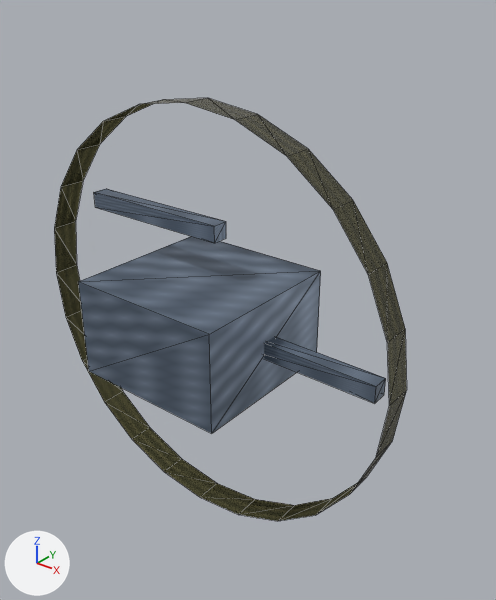
Before and after pictures for a commit that changed the glTF model assets/models/station.glb.
Before and after are seen from a 50 mm lens placed at (5.02, -5.41, 3.85), pointed at (0.41, 0.35, 0.28). Arrows for +X, +Y and +Z are at lower left; the lights stay in place. The older version comes first. Mesh edges are drawn as thin lines. Vertices at exactly the same position are counted once.

In view in the first picture: 'node-0', 'node-1', 'node-2'.
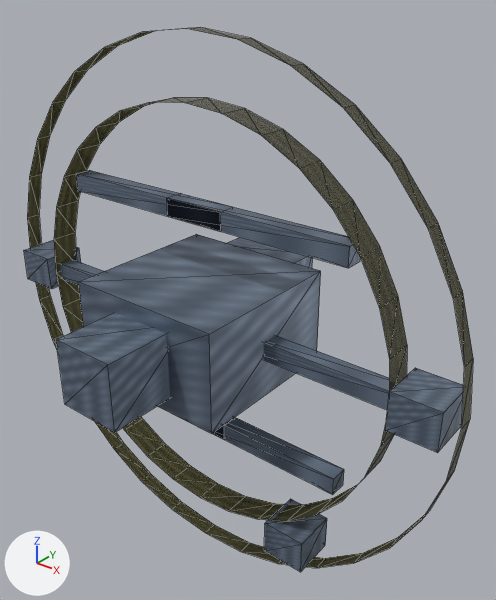
Pixel boxes (x1, y1, x2, y2) of what changed, in the pictures (496 x 600 px; the box of a moved part takes in the faces that stretch with it):
'node-0', reshaped (9% wider): before (78, 236, 321, 433); after (56, 234, 321, 433)
'node-1', reshaped (26% wider, 28% taller): before (54, 98, 407, 521); after (27, 28, 473, 568)
'node-2', reshaped: before (94, 189, 386, 403); after (24, 170, 464, 572)
part 1 of me_station_hub, added (blue): after (56, 312, 170, 432)
part 2 of me_station_hub, added (blue): after (228, 237, 312, 268)
part 3 of me_station_ring, added: after (27, 28, 473, 568)
part 4 of me_station_ring, moved or reshaped: (54, 98, 407, 521) in both
part 5 of me_station_arms, added (blue): after (263, 335, 390, 410)
part 6 of me_station_arms, added (blue): after (385, 368, 464, 453)
part 7 of me_station_arms, added (blue): after (167, 199, 361, 268)
part 8 of me_station_arms, added (blue): after (76, 170, 232, 231)
part 9 of me_station_arms, added (blue): after (60, 259, 104, 285)
part 10 of me_station_arms, added (blue): after (24, 240, 81, 289)
part 11 of me_station_arms, added: after (212, 425, 224, 439)
part 12 of me_station_arms, added (blue): after (213, 417, 344, 495)
part 13 of me_station_arms, added (blue): after (264, 499, 327, 572)
part 14 of me_station_arms, deleted (blue): before (264, 337, 386, 403)
part 15 of me_station_arms, deleted (blue): before (94, 189, 226, 243)

The change, as a diff of the scene's bpy script:
```diff
--- a/assets/models/station.glb.py
+++ b/assets/models/station.glb.py
@@ me_station_hub @@
-me_station_hub.from_pydata(...)  # 8 vertices, 12 faces; spans x -1.0..1.0, y -1.0..1.0, z -0.6..0.6
+me_station_hub.from_pydata(...)  # 24 vertices, 36 faces; spans x -1.0..1.0, y -1.8..1.5, z -0.6..0.6
+# me_station_hub part 1: a new loose piece, a box spanning x -0.4..0.4, y -1.8..-0.7, z -0.4..0.4, in mat_station_hull
+# me_station_hub part 2: a new loose piece, a box spanning x -0.55..0.55, y 1.0..1.5, z -0.55..0.55, in mat_station_hull
 me_station_hub.materials.append(mat_station_hull)
@@ me_station_ring @@
-me_station_ring.from_pydata(...)  # 50 vertices, 48 faces; spans x -2.6..2.6, y -0.18..0.18, z -2.6..2.6
+me_station_ring.from_pydata(...)  # 132 vertices, 128 faces; spans x -3.3..3.3, y -0.18..0.18, z -3.3..3.3
+# me_station_ring part 3: a new loose piece of 66 vertices spanning x -3.3..3.3, y -0.1..0.1, z -3.3..3.3, in mat_station_ring
+# me_station_ring part 4
+# 14 vertices are removed from x -2.51..2.25, y -0.18..0.18, z -2.51..2.51
+# 44 faces are deleted
+# 18 vertices move from x -2.51..2.51, y -0.18..0.18, z -2.51..2.51 to x -2.55..2.55, y -0.18..0.18, z -2.55..2.55
+# 8 vertices are added at x -2.4..2.4, y -0.18, z -2.4..2.4
+# 7 new vertices lie (0.0, -0.36, 0.0) away from vertices in x -2.51..2.25, y 0.18, z -2.51..2.51
+# 7 new vertices lie (0.0, 0.36, 0.0) away from vertices in x -2.51..2.25, y -0.18, z -2.51..2.51
+# 8 new vertices lie (0.0, 0.36, 0.0) away from vertices in x -2.4..2.4, y -0.18, z -2.4..2.4
+# 60 new faces join them
 me_station_ring.materials.append(mat_station_ring)
@@ me_station_arms @@
-me_station_arms.from_pydata(...)  # 24 vertices, 36 faces; spans x -1.7..2.4, y -0.1..0.1, z -1.31..1.31
+me_station_arms.from_pydata(...)  # 72 vertices, 108 faces; spans x -3.17..3.17, y -0.28..0.28, z -2.74..1.5
+# me_station_arms part 5: a new loose piece, a box spanning x 0.4..2.8, y -0.11..0.11, z -0.11..0.11, in mat_station_hull
+# me_station_arms part 6: a new loose piece, a box spanning x 2.62..3.17, y -0.28..0.28, z -0.22..0.22, in mat_station_hull
+# me_station_arms part 7: a new loose piece, a box spanning x -0.4..2.0, y -0.11..0.11, z 1.28..1.5, in mat_station_hull
+# me_station_arms part 8: a new loose piece, a box spanning x -2.0..0.4, y -0.11..0.11, z 1.28..1.5, in mat_station_hull
+# me_station_arms part 9: a new loose piece, a box spanning x -2.8..-0.4, y -0.11..0.11, z -0.11..0.11, in mat_station_hull
+# me_station_arms part 10: a new loose piece, a box spanning x -3.17..-2.62, y -0.28..0.28, z -0.23..0.22, in mat_station_hull
+# me_station_arms part 11: a new loose piece, a box spanning x -2.0..0.4, y -0.11..0.11, z -1.5..-1.28, in mat_station_hull
+# me_station_arms part 12: a new loose piece, a box spanning x -0.4..2.0, y -0.11..0.11, z -1.5..-1.28, in mat_station_hull
+# me_station_arms part 13: a new loose piece, a box spanning x 1.18..1.73, y -0.28..0.28, z -2.74..-2.29, in mat_station_hull
+# me_station_arms part 14: the loose piece of 8 vertices spanning x 0.4..2.4, y -0.1..0.1, z -0.1..0.1 is deleted
+# me_station_arms part 15: the loose piece of 8 vertices spanning x -1.7..0.3, y -0.1..0.1, z 1.11..1.31 is deleted
+# other edits to the shape of me_station_arms do not show in these pictures
 me_station_arms.materials.append(mat_station_hull)
```
